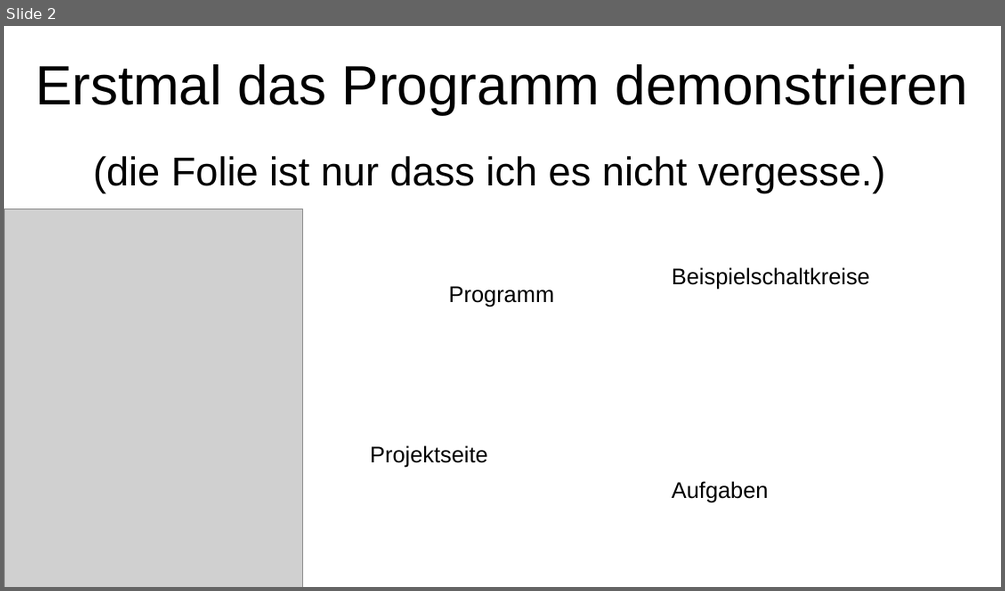
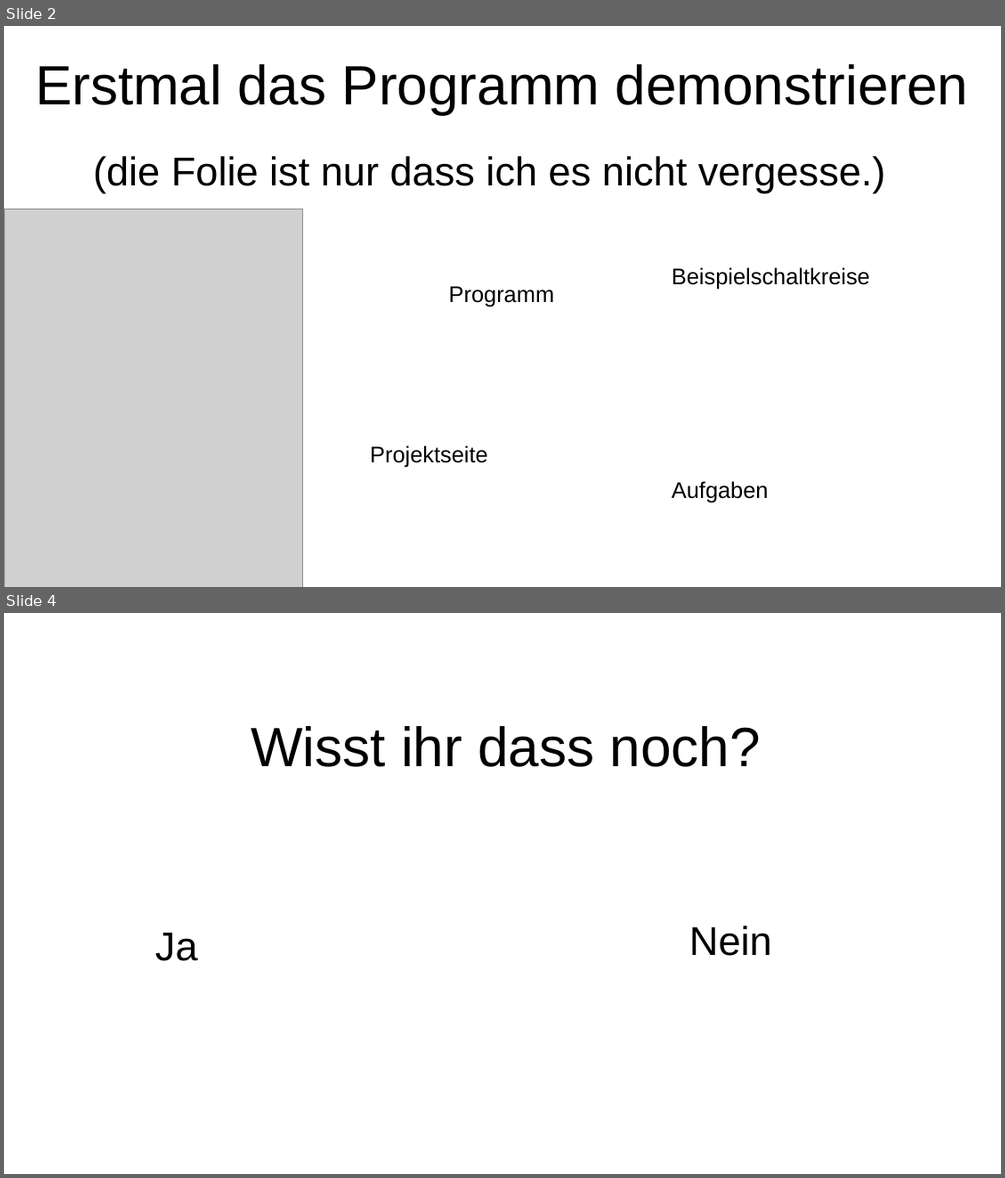
Before and after one commit to HeIIow2/physik_schaltkreise, a slide deck: präsentation/präsentation.odp. Shown one above the other, each under a label of ours: slide 2 before the commit, slides 2 and 4 after it; the slides between them are not shown. The pictures are 1005x591 and 1005x1178 pixels, drawn with LibreOffice and Linux fonts; fonts in the diff are those of the drawing; grey boxes stand for pictures. Boxes give left, top, right and bottom in pixels: in the first picture for what was removed or moved away, otherwise in the second. Text is boxed around its words. In the diff, an @@ line names an element or a change of style, - is before the commit and + after.

```diff
--- a/präsentation/präsentation.odp
+++ b/präsentation/präsentation.odp
@@ slide 4 added at (x1=4, y1=613, x2=1001, y2=1174), background #FFFFFF @@
@@ title added at (x1=251, y1=726, x2=760, y2=767), 44 pt, text #000000 @@
+Wisst ihr dass noch?
@@ text added at (x1=155, y1=933, x2=198, y2=961), 32 pt, text #000000 @@
+Ja
@@ text added at (x1=689, y1=925, x2=772, y2=956), 32 pt, text #000000 @@
+Nein
```
Also in this commit, not shown: 1 slide changed, 6 other slides added, 3 other files.
